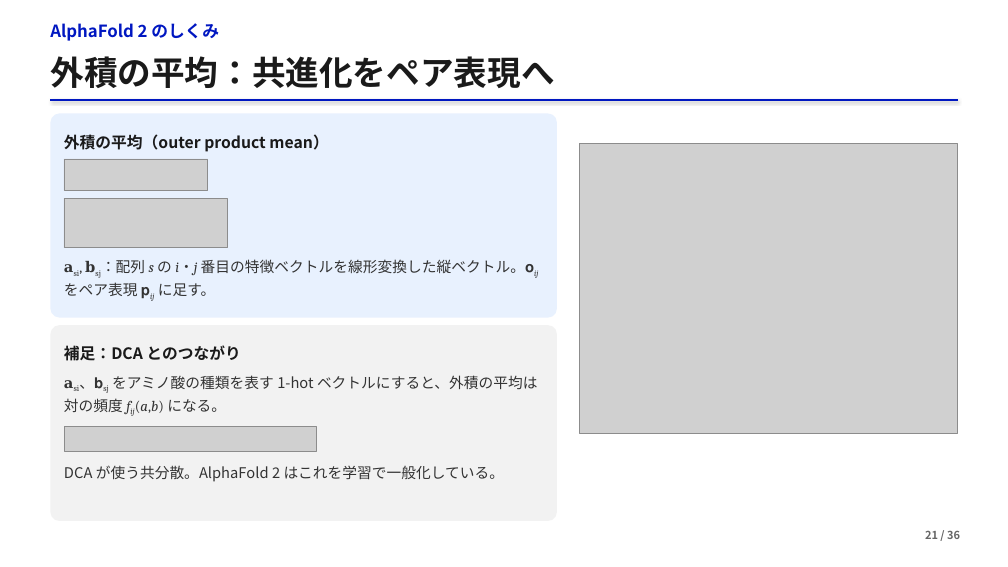
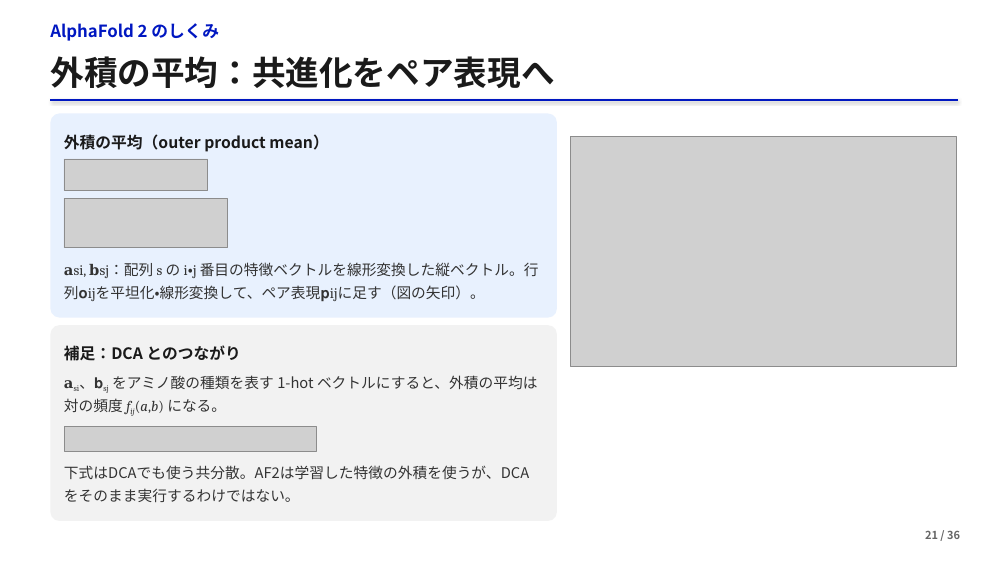
Before and after one commit to matsunagalab/lecture_bioinfo, a slide deck: slide 21 of 05_AlphaFold2による構造予測/05_AlphaFold2による構造予測.pptx. Drawn at 1008x567 pixels with LibreOffice and Linux fonts; fonts in the diff are those of the drawing; grey boxes stand for pictures. Boxes give left, top, right and bottom in pixels: in the first picture for what was removed or moved away, otherwise in the second. Text is boxed around its words. In the diff, an @@ line names an element or a change of style, - is before the commit and + after.

Commit message:
Clarify lecture 05 structure representations and improve layout

```diff
--- a/05_AlphaFold2による構造予測/05_AlphaFold2による構造予測.pptx
+++ b/05_AlphaFold2による構造予測/05_AlphaFold2による構造予測.pptx
@@ picture: place and size @@
-picture at (580, 144, 958, 433)
+picture at (571, 136, 957, 367)
@@ text at (64, 262, 539, 302): text changed; font Noto Sans CJK JP to Cambria @@
-𝐚si, 𝐛sj：配列 s の i・j 番目の特徴ベクトルを線形変換した縦ベクトル。𝐨ij をペア表現 𝐩ij に足す。
+𝐚si, 𝐛sj：配列 s の i・j 番目の特徴ベクトルを線形変換した縦ベクトル。行列𝐨ijを平坦化・線形変換して、ペア表現𝐩ijに足す（図の矢印）。
@@ text at (64, 465, 529, 502): text changed @@
-DCA が使う共分散。AlphaFold 2 はこれを学習で一般化している。
+下式はDCAでも使う共分散。AF2は学習した特徴の外積を使うが、DCAをそのまま実行するわけではない。
```
Also in this commit, not shown: 37 other slides changed, 2 other files.
